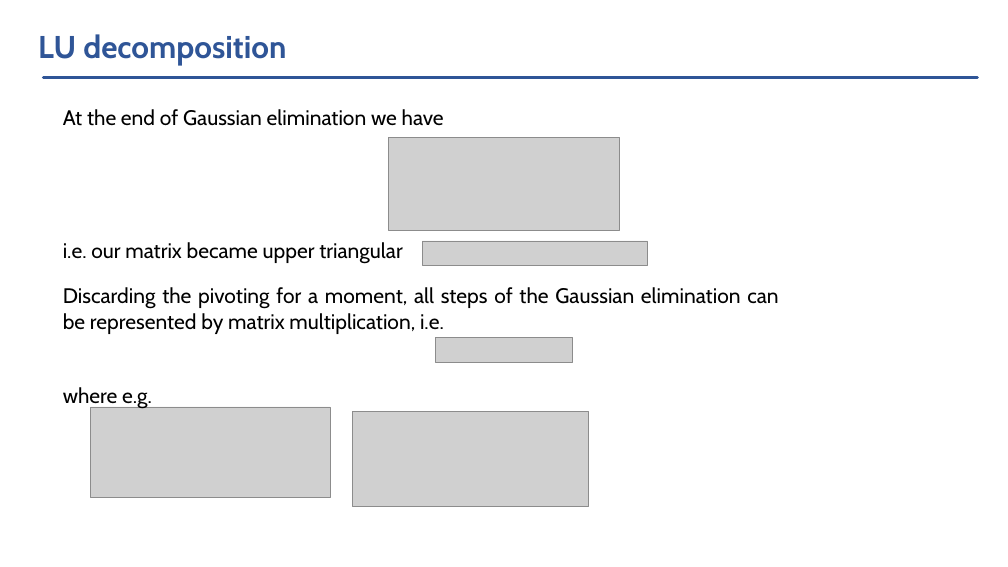
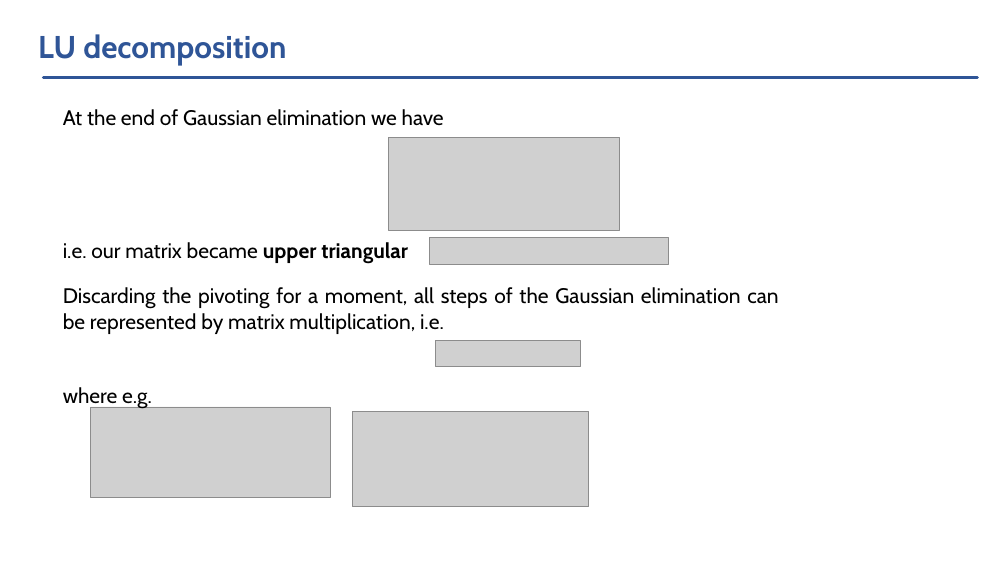
Before and after one commit to vlvovch/PHYS6350-ComputationalPhysics, a slide deck: slide 16 of slides/Lecture4-01-23-25-LinearAlgebra.pptx (slide 15 before the commit). Drawn at 1008x567 pixels with LibreOffice and Linux fonts; fonts in the diff are those of the drawing; grey boxes stand for pictures. Boxes give left, top, right and bottom in pixels: in the first picture for what was removed or moved away, otherwise in the second. Text is boxed around its words. In the diff, an @@ line names an element or a change of style, - is before the commit and + after.

```diff
--- a/slides/Lecture4-01-23-25-LinearAlgebra.pptx
+++ b/slides/Lecture4-01-23-25-LinearAlgebra.pptx
@@ text "i.e. our matrix became upper ..." at (x1=63, y1=242, x2=408, y2=264): bold on in "upper triangular" @@
@@ picture resized from (x1=423, y1=241, x2=648, y2=265) to (x1=430, y1=238, x2=669, y2=265) @@
@@ picture resized from (x1=436, y1=337, x2=573, y2=362) to (x1=436, y1=340, x2=581, y2=367) @@
```
Also in this commit, not shown: 3 other slides changed, 1 slide added, 6 other files.
